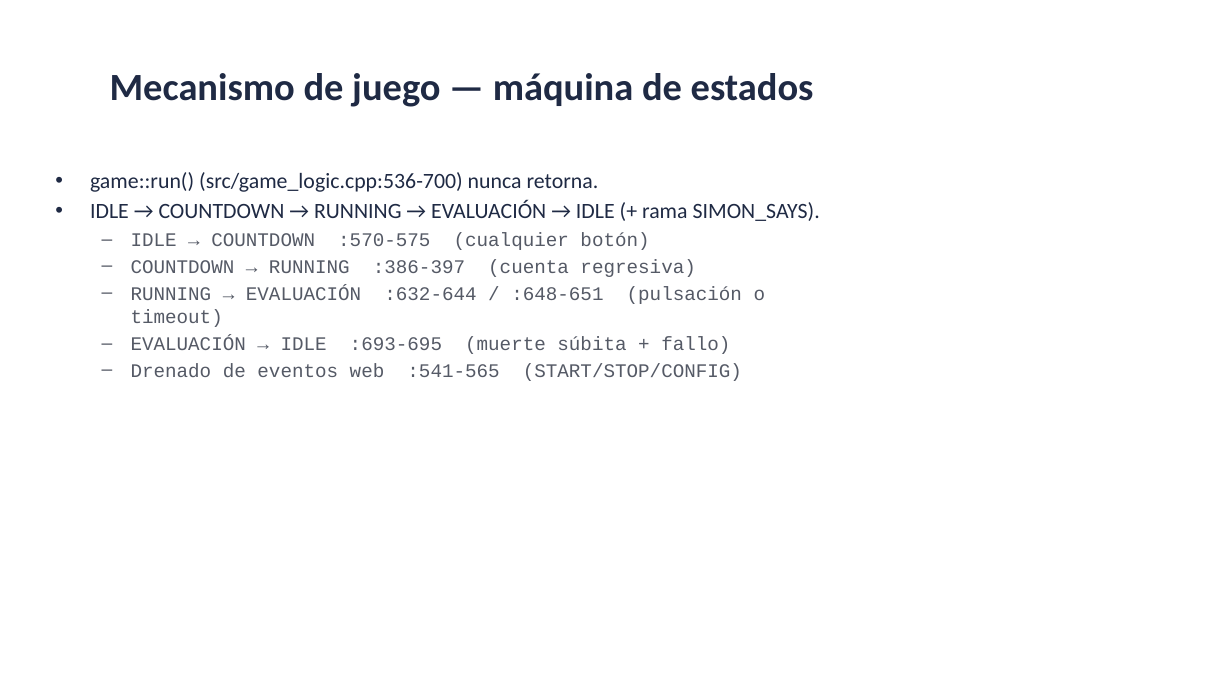
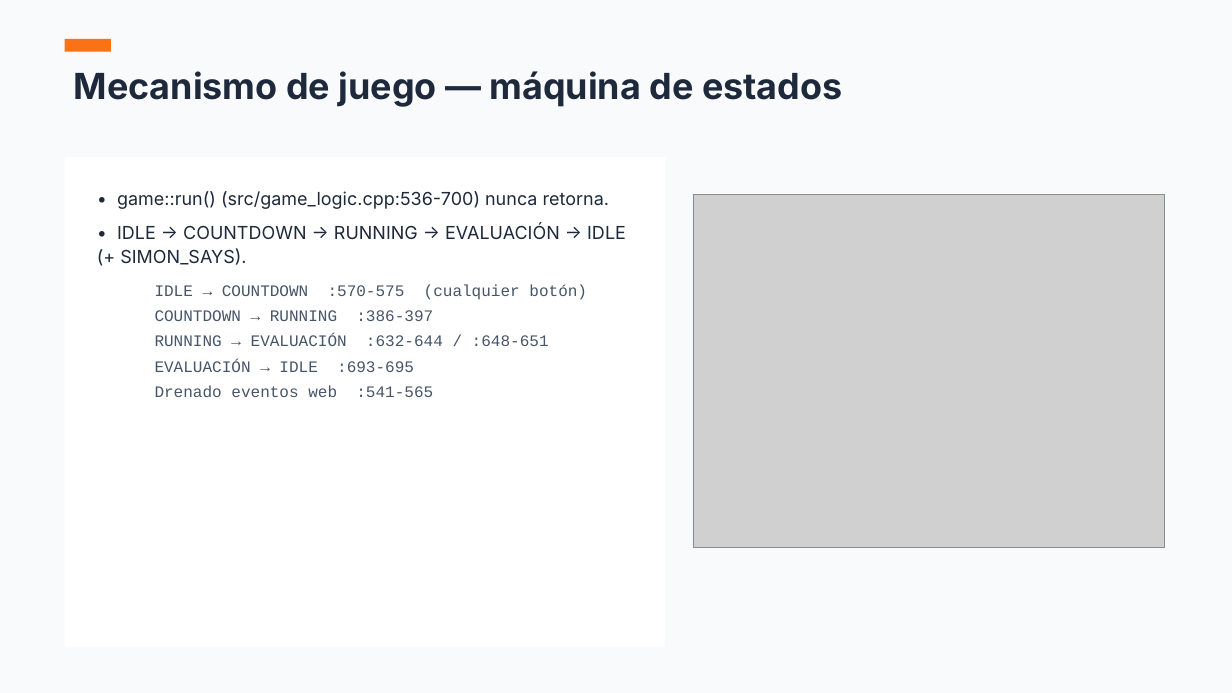
Before and after one commit to AlessandroKlein/PicoReflex, a slide deck: slide 4 of Presentacion_Defensa_PicoReflex.pptx. Drawn at 1232x693 pixels with LibreOffice and Linux fonts; fonts in the diff are those of the drawing; grey boxes stand for pictures. Boxes give left, top, right and bottom in pixels: in the first picture for what was removed or moved away, otherwise in the second. Text is boxed around its words. In the diff, an @@ line names an element or a change of style, - is before the commit and + after.

```diff
--- a/Presentacion_Defensa_PicoReflex.pptx
+++ b/Presentacion_Defensa_PicoReflex.pptx
@@ background #FFFFFF to #F8FAFC @@
@@ text "Mecanismo de juego — máquina ...": place and size @@
-text "Mecanismo de juego — máquina ..." at (110, 73, 814, 107)
+text "Mecanismo de juego — máquina ..." at (74, 71, 842, 107)
@@ text "Mecanismo de juego — máquina ..." at (74, 71, 842, 107): size 30 to 28 pt, font Calibri to Inter, text colour #1F2A44 to #1E293B; alignment centre to left; vertical alignment middle to top @@
@@ rectangle added at (65, 39, 111, 52), fill #F97316 @@
@@ rectangle added at (65, 157, 665, 647), fill #FFFFFF @@
@@ text "• game::run() (src/game_logic.cpp:536-700) nunca retorna.": place and size @@
-text "• game::run() (src/game_logic.cpp:536-700) nunca retorna." at (90, 172, 820, 381)
+text "• game::run() (src/game_logic.cpp:536-700) nunca retorna." at (117, 191, 626, 397)
@@ text at (117, 191, 626, 265): text changed; size 17 to 14 pt; font Calibri to Inter; text colour #1F2A44 to #1E293B @@
-• game::run() (src/game_logic.cpp:536-700) nunca retorna.
-• IDLE → COUNTDOWN → RUNNING → EVALUACIÓN → IDLE (+ rama SIMON_SAYS).
+• game::run() (src/game_logic.cpp:536-700) nunca retorna.
+• IDLE → COUNTDOWN → RUNNING → EVALUACIÓN → IDLE (+ SIMON_SAYS).
@@ picture added at (693, 194, 1165, 548) @@
@@ text at (155, 284, 587, 300): size 15 to 12.5 pt, text colour #555A66 to #475569 in "IDLE → COUNTDOWN :570-575 (cualquier botón)"; bullet – to none; list level 2 to 1 in "IDLE → COUNTDOWN :570-575 (cualquier ..."; line spacing 1 to 1.12 @@
@@ text at (155, 310, 549, 397): text changed; size 15 to 12.5 pt; text colour #555A66 to #475569 @@
-  – COUNTDOWN → RUNNING :386-397 (cuenta regresiva)
-  – RUNNING → EVALUACIÓN :632-644 / :648-651 (pulsación o timeout)
-  – EVALUACIÓN → IDLE :693-695 (muerte súbita + fallo)
-  – Drenado de eventos web :541-565 (START/STOP/CONFIG)
+COUNTDOWN → RUNNING :386-397
+RUNNING → EVALUACIÓN :632-644 / :648-651
+EVALUACIÓN → IDLE :693-695
+Drenado eventos web :541-565
```
Also in this commit, not shown: 11 other slides changed, 2 other files.
